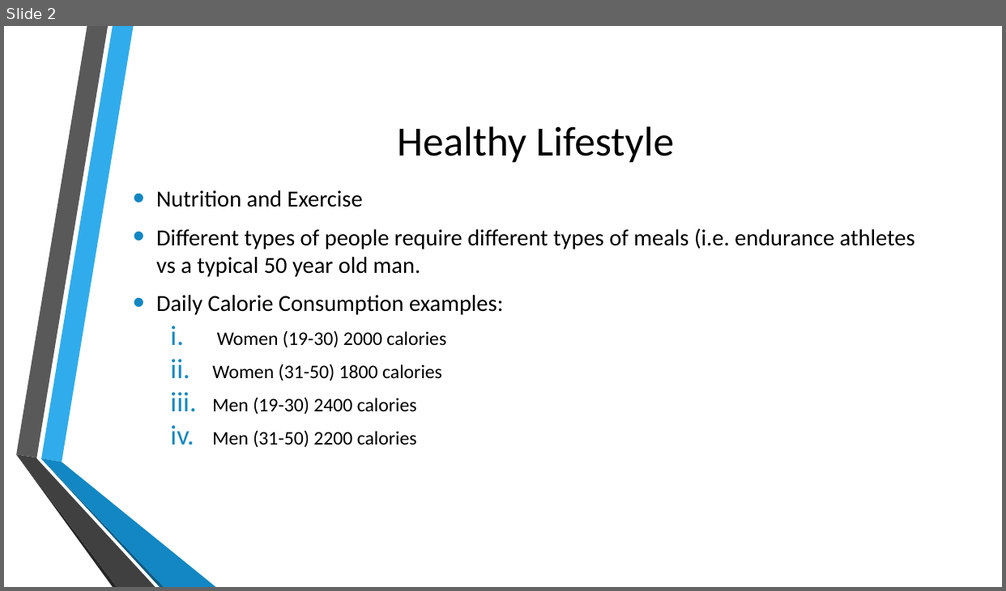
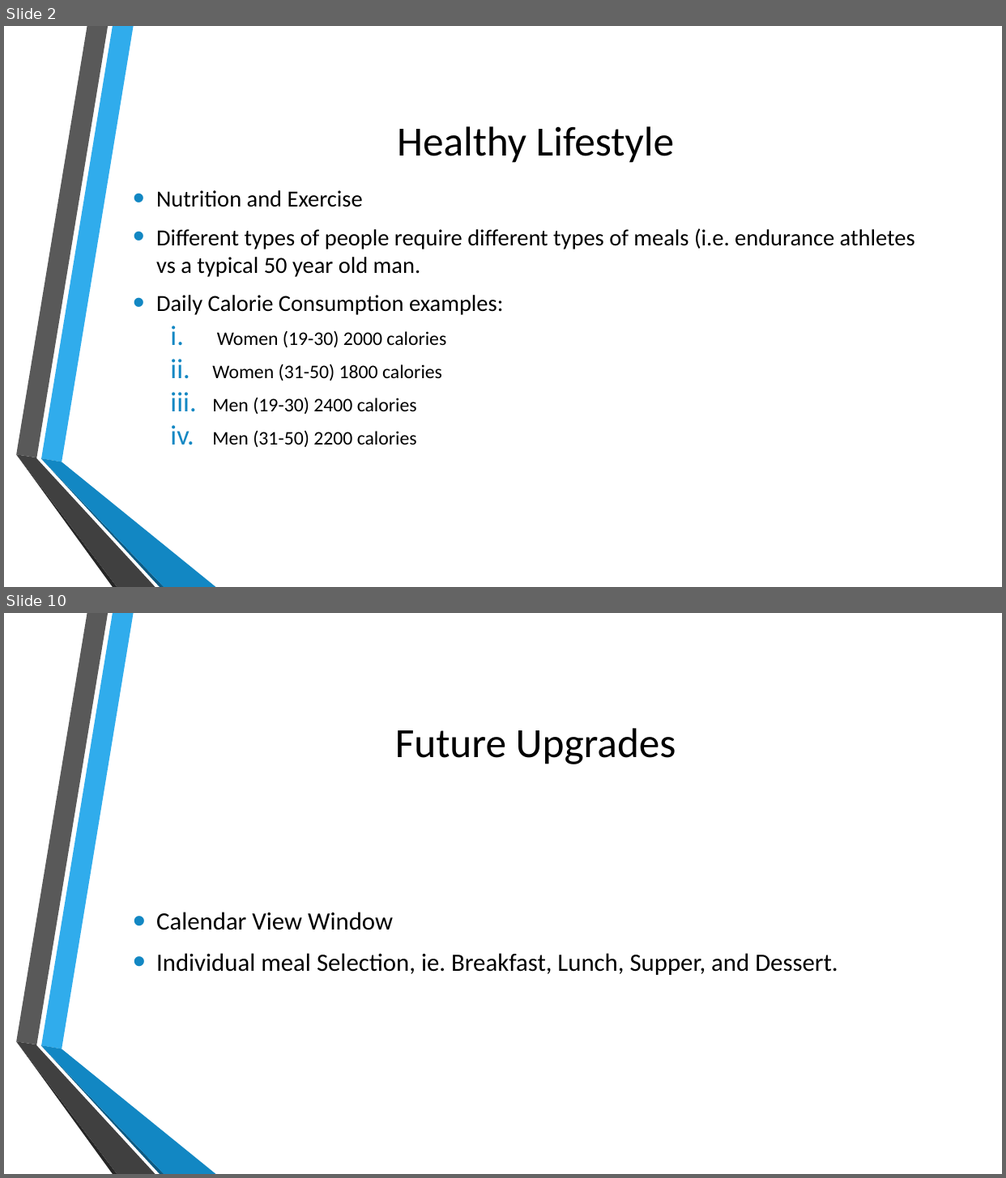
Before and after one commit to dpalucci/ProjectHealth, a slide deck: ProjectHealthPPT.pptx. Shown one above the other, each under a label of ours: slide 2 before the commit, slides 2 and 10 after it; the slides between them are not shown. The pictures are 1006x591 and 1006x1178 pixels, drawn with LibreOffice and Linux fonts; fonts in the diff are those of the drawing; background and template pictures are left out. Boxes give left, top, right and bottom in pixels: in the first picture for what was removed or moved away, otherwise in the second. Text is boxed around its words. In the diff, an @@ line names an element or a change of style, - is before the commit and + after.

```diff
--- a/ProjectHealthPPT.pptx
+++ b/ProjectHealthPPT.pptx
@@ slide 10 added at (x1=4, y1=613, x2=1002, y2=1174), background picture (left out); not listed: 6 template elements that a slide beside it also shows @@
@@ title added at (x1=395, y1=728, x2=676, y2=764), 40 pt, text #000000 @@
+Future Upgrades
@@ text added at (x1=156, y1=912, x2=837, y2=975), 24 pt, text #000000 @@
+• Calendar View Window
+• Individual meal Selection, ie. Breakfast, Lunch, Supper, and Dessert.
```
Also in this commit, not shown: 2 slides changed, 7 other slides added, 8 other files.
